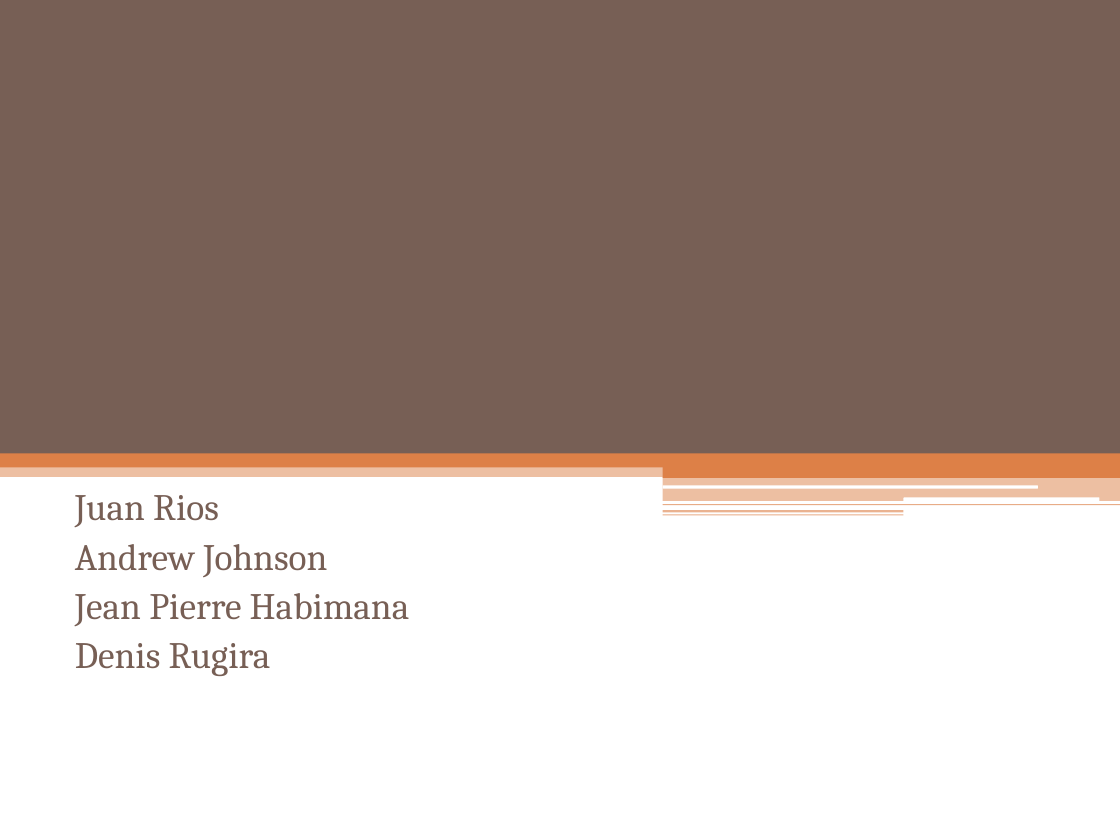
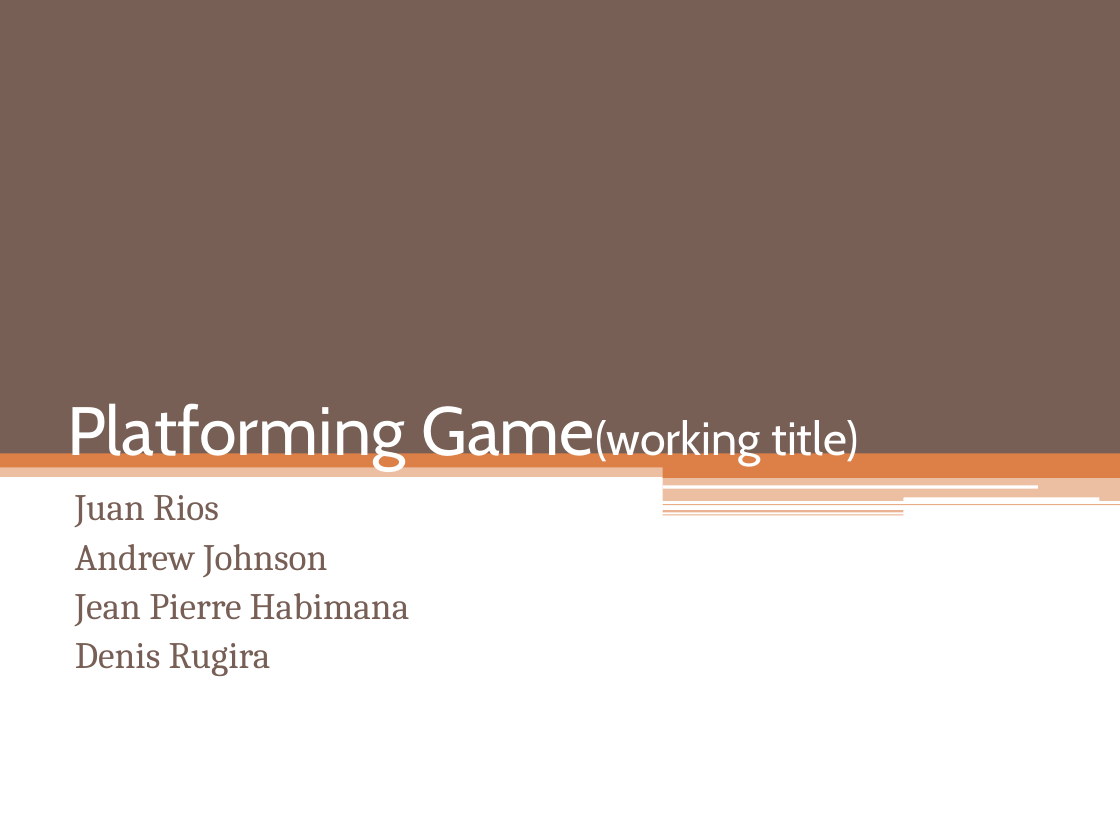
Before and after one commit to csce3513/Team2, a slide deck: slide 1 of GamePresentation1.pptx. Drawn at 1120x840 pixels with LibreOffice and Linux fonts; fonts in the diff are those of the drawing. Boxes give left, top, right and bottom in pixels: in the first picture for what was removed or moved away, otherwise in the second. Text is boxed around its words. In the diff, an @@ line names an element or a change of style, - is before the commit and + after.

Commit message:
Changed some titles on the slides

```diff
--- a/GamePresentation1.pptx
+++ b/GamePresentation1.pptx
@@ title added at [67,403,858,470], 44 pt, text #FFFFFF @@
+Platforming Game(working title)
```
Also in this commit, not shown: 2 other slides changed.
